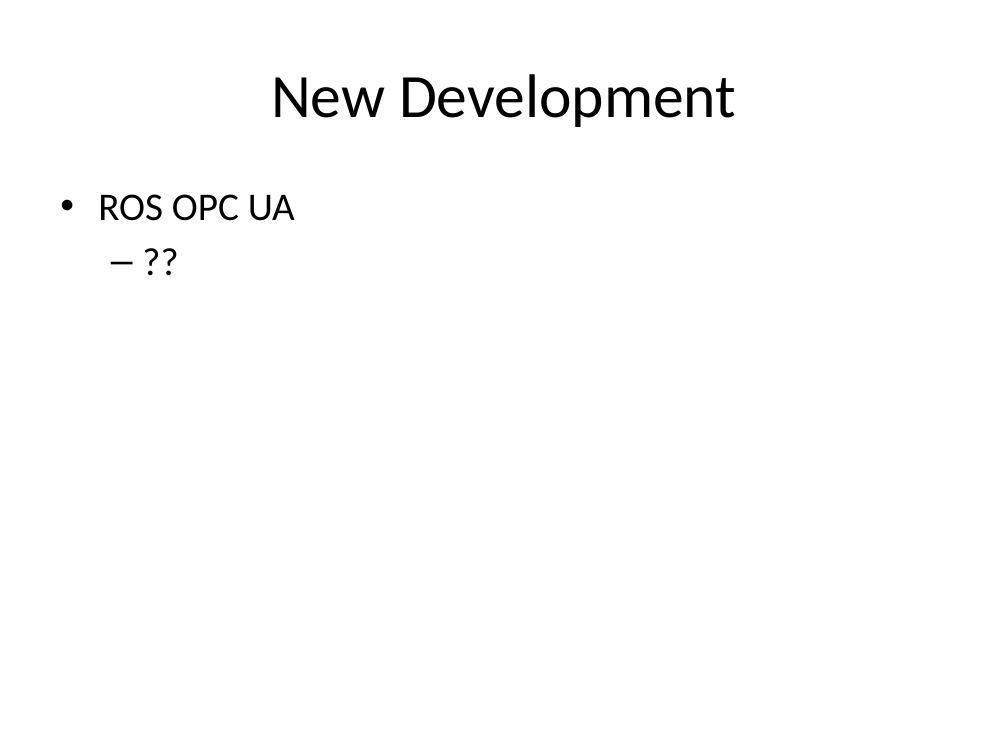
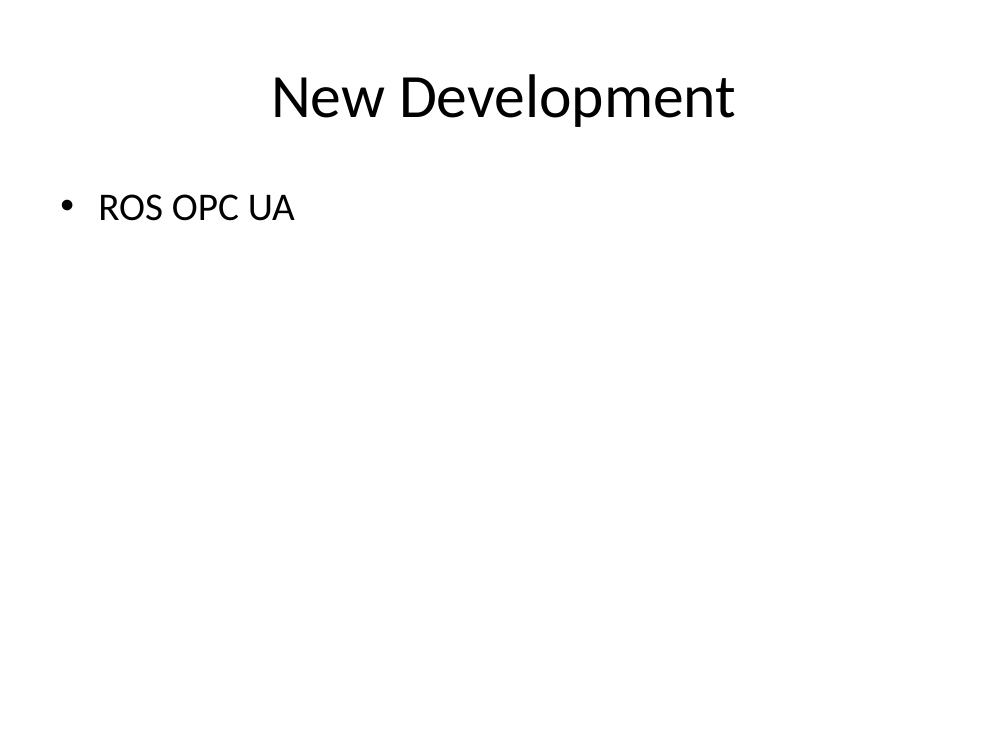
Before and after one commit to ros-industrial/ros_industrial_meetings, a slide deck: slide 10 of developer_meeting_notes/2015_12_08/meeting_agenda.pptx (slide 7 before the commit). Drawn at 1008x756 pixels with LibreOffice and Linux fonts; fonts in the diff are those of the drawing. Boxes give left, top, right and bottom in pixels: in the first picture for what was removed or moved away, otherwise in the second. Text is boxed around its words. In the diff, an @@ line names an element or a change of style, - is before the commit and + after.

```diff
--- a/developer_meeting_notes/2015_12_08/meeting_agenda.pptx
+++ b/developer_meeting_notes/2015_12_08/meeting_agenda.pptx
@@ text at bbox=[98, 194, 295, 221]: paragraph removed @@
-  – ??
```
Also in this commit, not shown: 6 other slides changed, 3 slides added.
